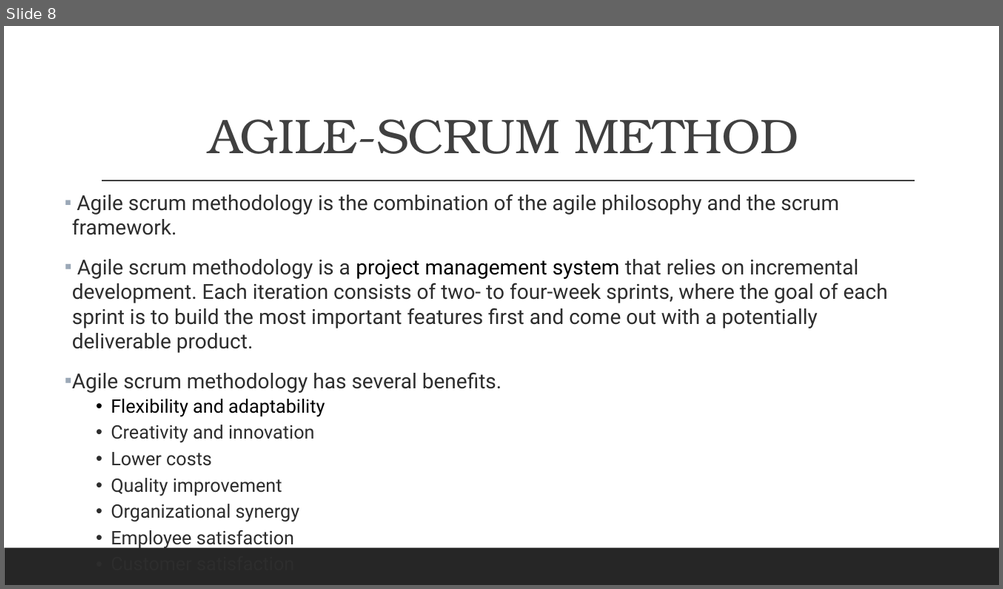
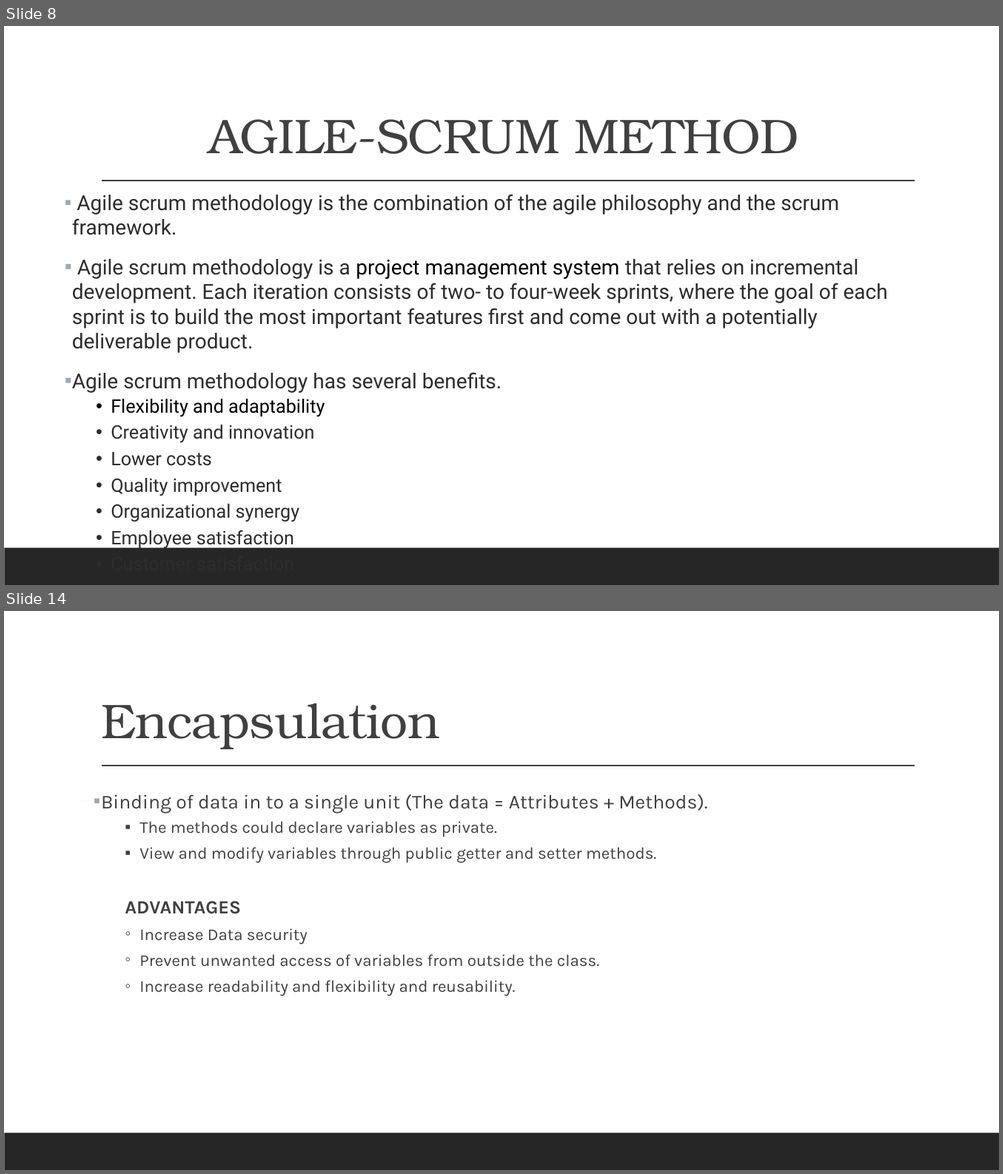
Before and after one commit to aiswaryas97/softwareTestingPresentation, a slide deck: AutomationTesting/AutomationTesting.pptx. Shown one above the other, each under a label of ours: slide 8 before the commit, slides 8 and 14 after it; the slides between them are not shown. The pictures are 1003x589 and 1003x1174 pixels, drawn with LibreOffice and Linux fonts; fonts in the diff are those of the drawing. Boxes give left, top, right and bottom in pixels: in the first picture for what was removed or moved away, otherwise in the second. Text is boxed around its words. In the diff, an @@ line names an element or a change of style, - is before the commit and + after.

```diff
--- a/AutomationTesting/AutomationTesting.pptx
+++ b/AutomationTesting/AutomationTesting.pptx
@@ slide 14 added at box(4, 611, 999, 1170), background #FFFFFF; not listed: 2 template elements that a slide beside it also shows @@
@@ title added at box(101, 703, 439, 749), 47 pt, text #404040 @@
+Encapsulation
@@ text added at box(101, 795, 707, 997), 16 pt, text #404040 @@
+▪ Binding of data in to a single unit (The data = Attributes + Methods).
+    ▪ The methods could declare variables as private.
+    ▪ View and modify variables through public getter and setter methods.
+    ADVANTAGES
+    ◦ Increase Data security
+    ◦ Prevent unwanted access of variables from outside the class.
+    ◦ Increase readability and flexibility and reusability.
```
Also in this commit, not shown: 3 slides changed, 16 other slides added.
